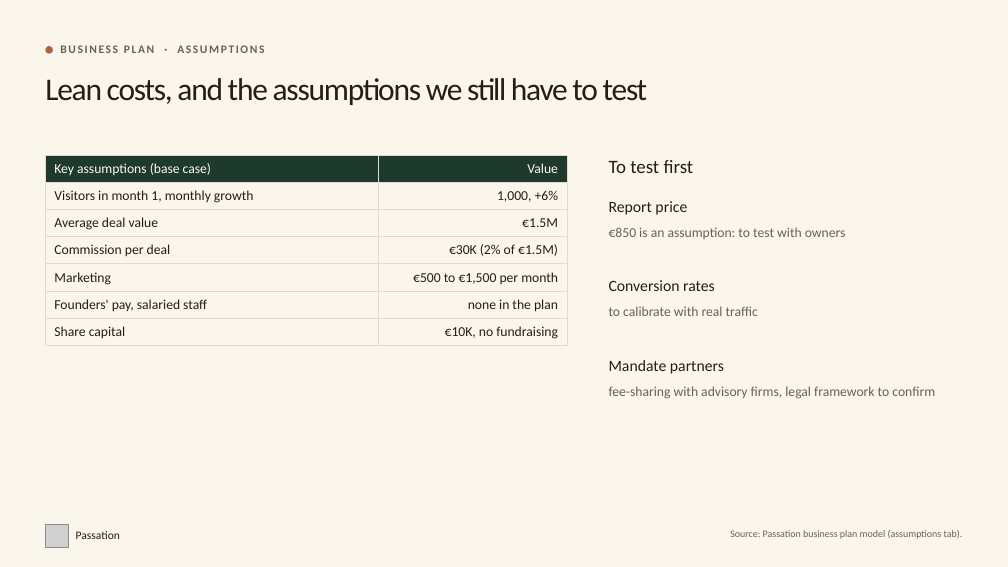
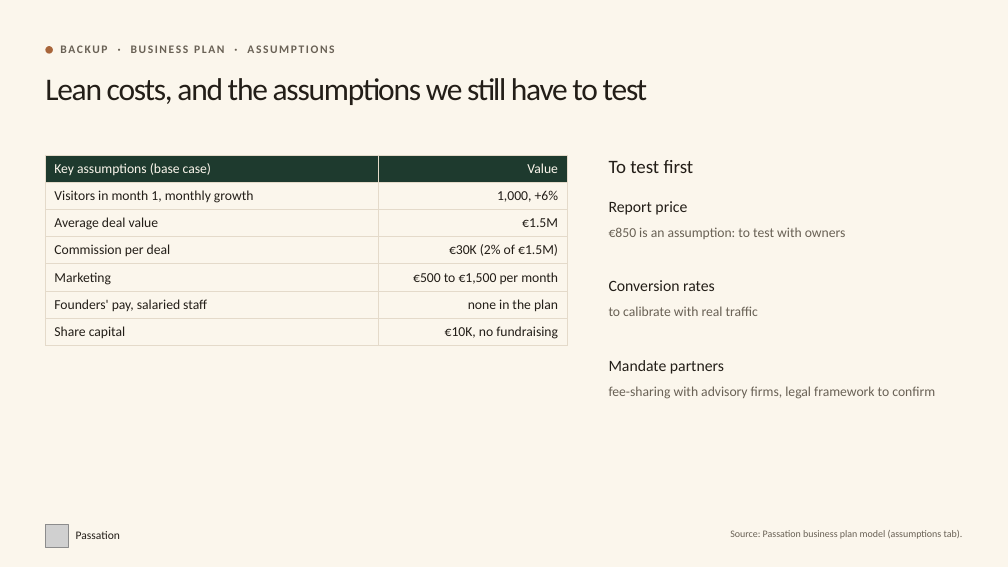
Before and after one commit to Erosfragliola/passation, a slide deck: slide 17 of docs/livrables/presentation.pptx (slide 12 before the commit). Drawn at 1008x567 pixels with LibreOffice and Linux fonts; fonts in the diff are those of the drawing; grey boxes stand for pictures. Boxes give left, top, right and bottom in pixels: in the first picture for what was removed or moved away, otherwise in the second. Text is boxed around its words. In the diff, an @@ line names an element or a change of style, - is before the commit and + after.

```diff
--- a/docs/livrables/presentation.pptx
+++ b/docs/livrables/presentation.pptx
@@ text at <box>60,45,334,53</box>: text changed @@
-BUSINESS PLAN · ASSUMPTIONS
+BACKUP · BUSINESS PLAN · ASSUMPTIONS
```
Also in this commit, not shown: 5 other slides changed, 1 slide added, 4 other files.
